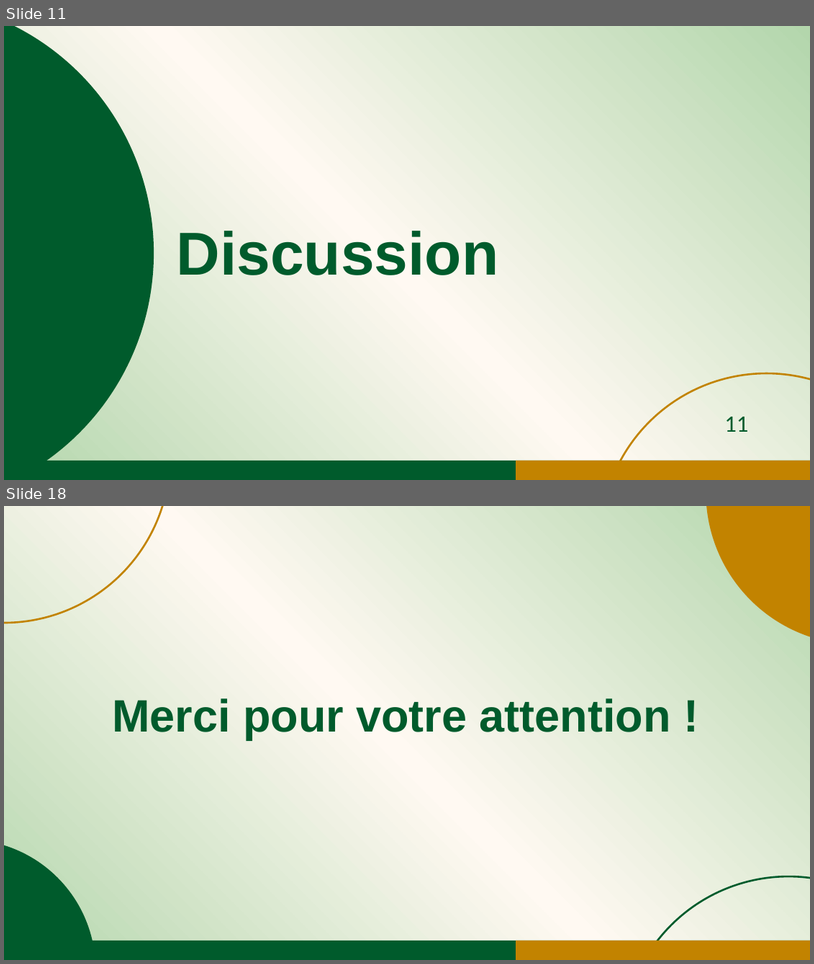
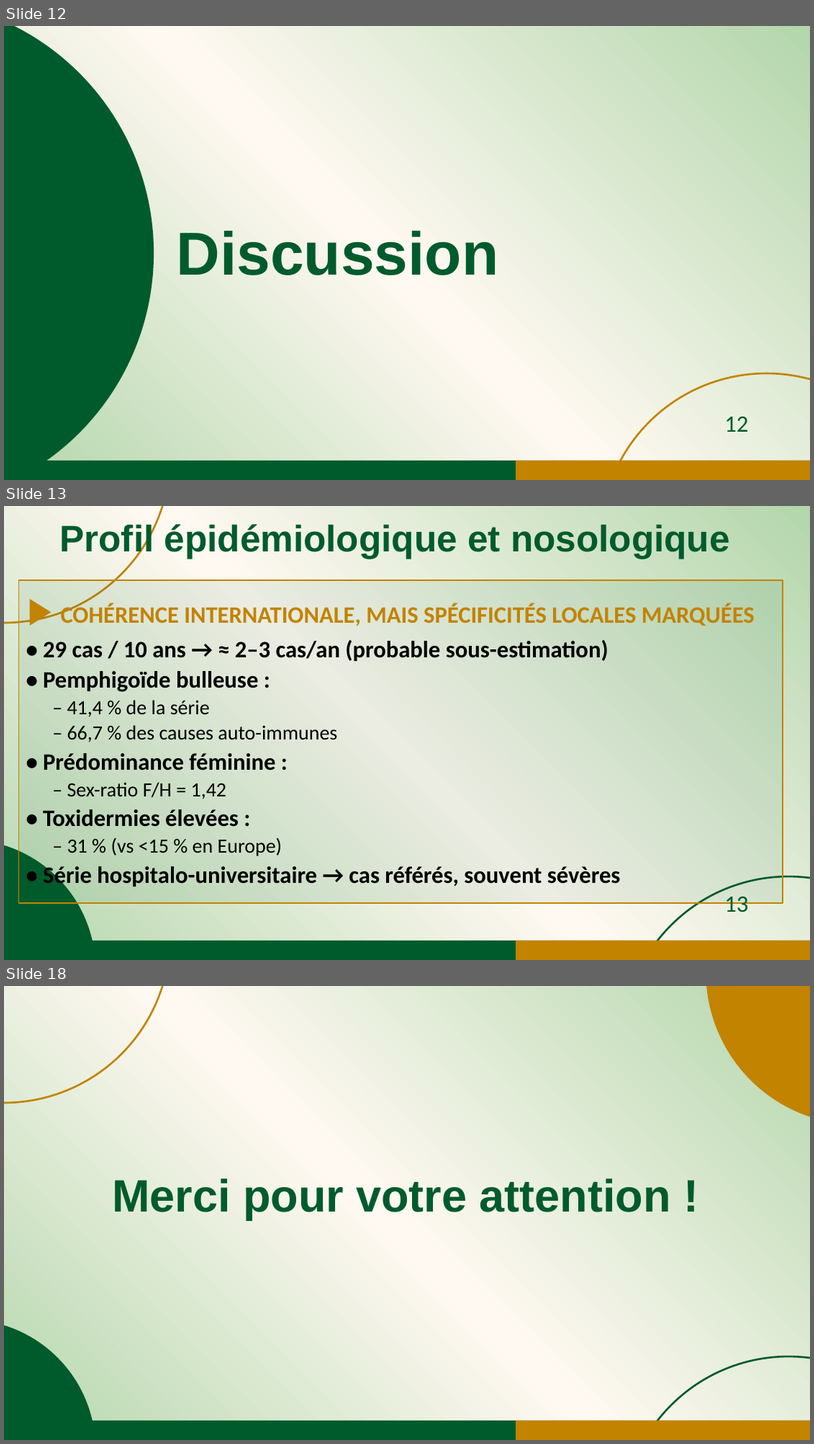
Before and after one commit to jicorporate/GFMP, a slide deck: Communication Orale_JDA1_sujets agés_30mai.pptx. Shown one above the other, each under a label of ours: slides 11 and 18 before the commit, slides 12, 13 and 18 after it; the slides between them are not shown. The pictures are 814x964 and 814x1444 pixels, drawn with LibreOffice and Linux fonts; fonts in the diff are those of the drawing. Boxes give left, top, right and bottom in pixels: in the first picture for what was removed or moved away, otherwise in the second. Text is boxed around its words. In the diff, an @@ line names an element or a change of style, - is before the commit and + after.

```diff
--- a/Communication Orale_JDA1_sujets agés_30mai.pptx
+++ b/Communication Orale_JDA1_sujets agés_30mai.pptx
@@ slide 13 added at bbox=[4, 506, 810, 960], background gradient #B3D6AC to #FFF9F2 @@
@@ ellipse added at bbox=[4, 506, 170, 623], outline #C28300 2.25 pt @@
@@ text added at bbox=[60, 524, 730, 559], 44 pt, text #005B2C, bold @@
+Profil épidémiologique et nosologique
@@ subtitle added at bbox=[19, 580, 784, 902], fill #005B2C at 8% opacity, outline #C28300 1.5 pt, 28 pt, text #000000, bold @@
+▶ COHÉRENCE INTERNATIONALE, MAIS SPÉCIFICITÉS LOCALES MARQUÉES
+• 29 cas / 10 ans → ≈ 2–3 cas/an (probable sous-estimation)
+• Pemphigoïde bulleuse :
+  – 41,4 % de la série
+  – 66,7 % des causes auto-immunes
+• Prédominance féminine :
+  – Sex-ratio F/H = 1,42
+• Toxidermies élevées :
+  – 31 % (vs <15 % en Europe)
+• Série hospitalo-universitaire → cas référés, souvent sévères
@@ ellipse added at bbox=[4, 839, 95, 960], fill #005B2C @@
@@ ellipse added at bbox=[623, 876, 810, 960], outline #005B2C 2.25 pt @@
@@ page number added at bbox=[725, 896, 748, 911], 28 pt, text #005B2C @@
+13
@@ rectangle added at bbox=[4, 940, 810, 960], fill #005B2C @@
@@ rectangle added at bbox=[517, 940, 810, 960], fill #C28300 @@
@@ what was slide 11 is now slide 12 @@
@@ page number at bbox=[725, 416, 748, 431]: text changed @@
-11
+12
```
Also in this commit, not shown: 3 slides changed, 4 other slides added, 5 slides removed.
